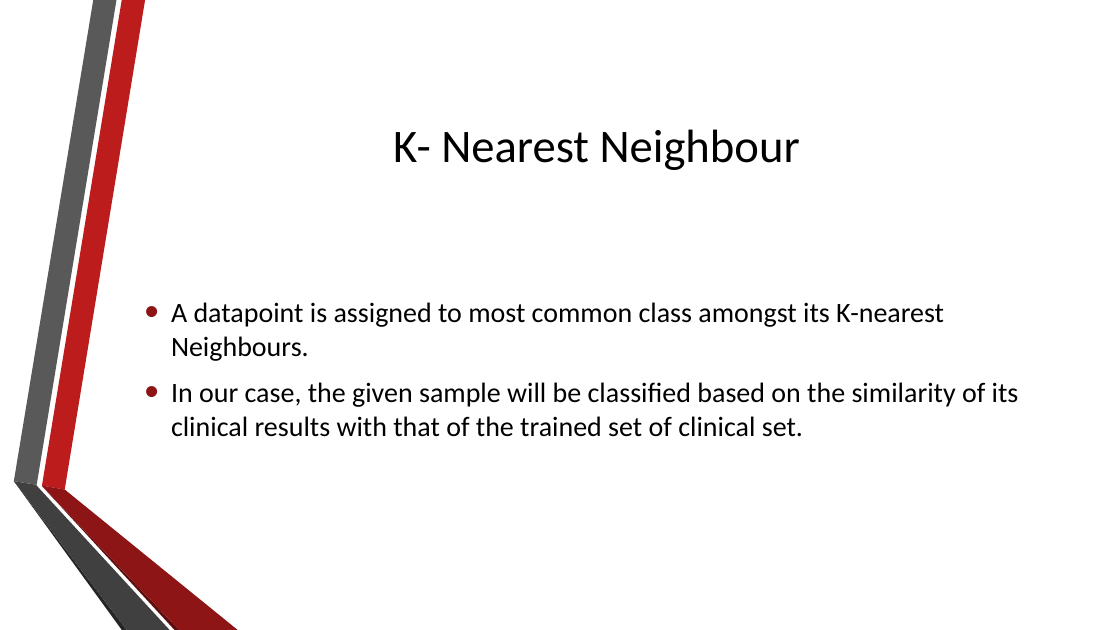
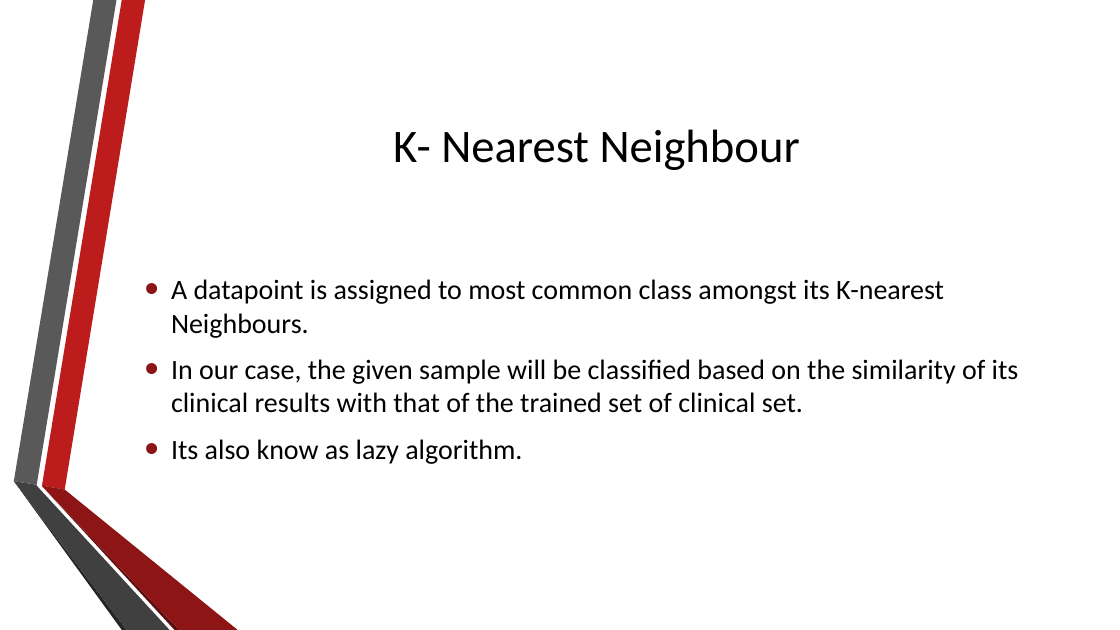
Before and after one commit to shubhamg199630/heart_disease_detection, a slide deck: slide 19 of Presentation.pptx. Drawn at 1120x630 pixels with LibreOffice and Linux fonts; fonts in the diff are those of the drawing; background and template pictures are left out. Boxes give left, top, right and bottom in pixels: in the first picture for what was removed or moved away, otherwise in the second. Text is boxed around its words. In the diff, an @@ line names an element or a change of style, - is before the commit and + after.

```diff
--- a/Presentation.pptx
+++ b/Presentation.pptx
@@ text at [171,439,522,464]: paragraph added @@
+• Its also know as lazy algorithm.
```
Also in this commit, not shown: 1 other slide changed.
